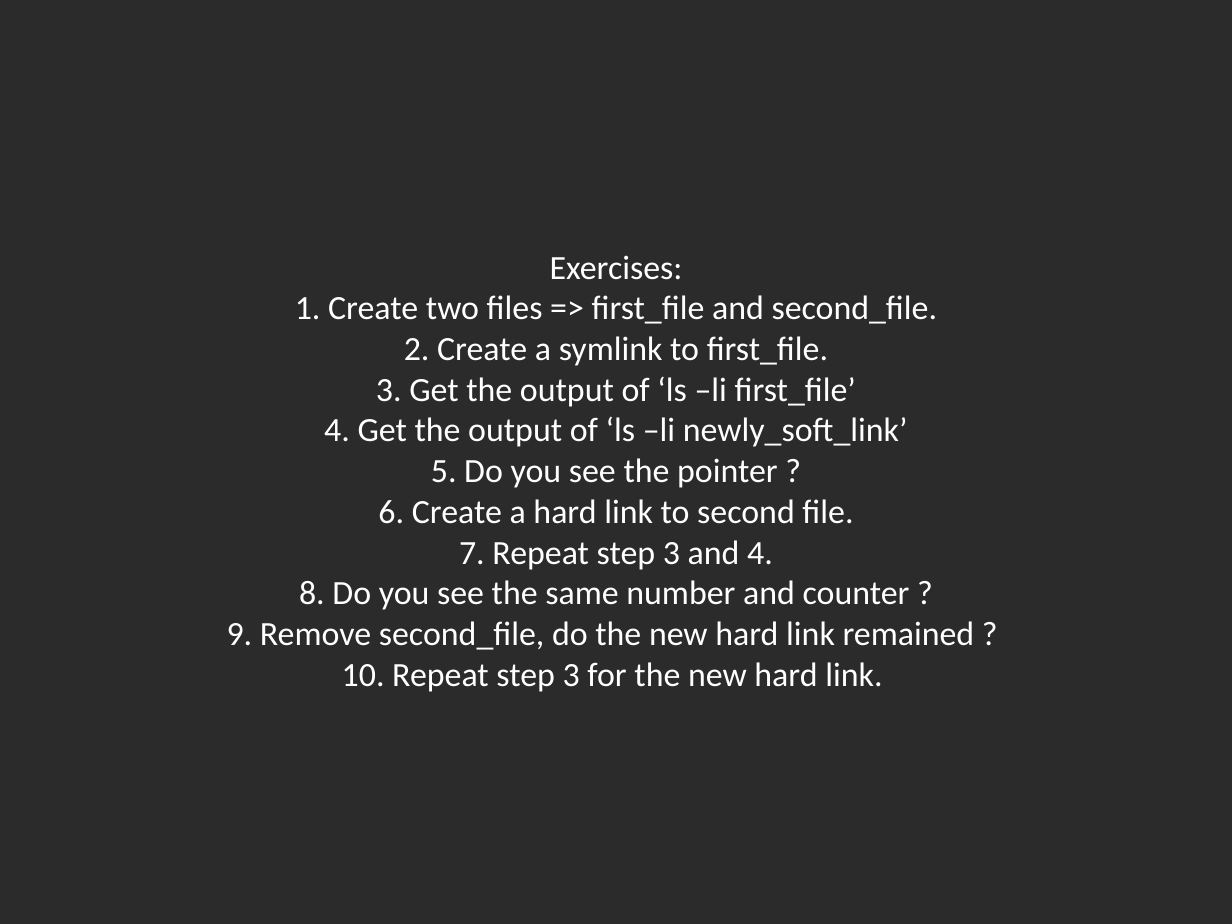
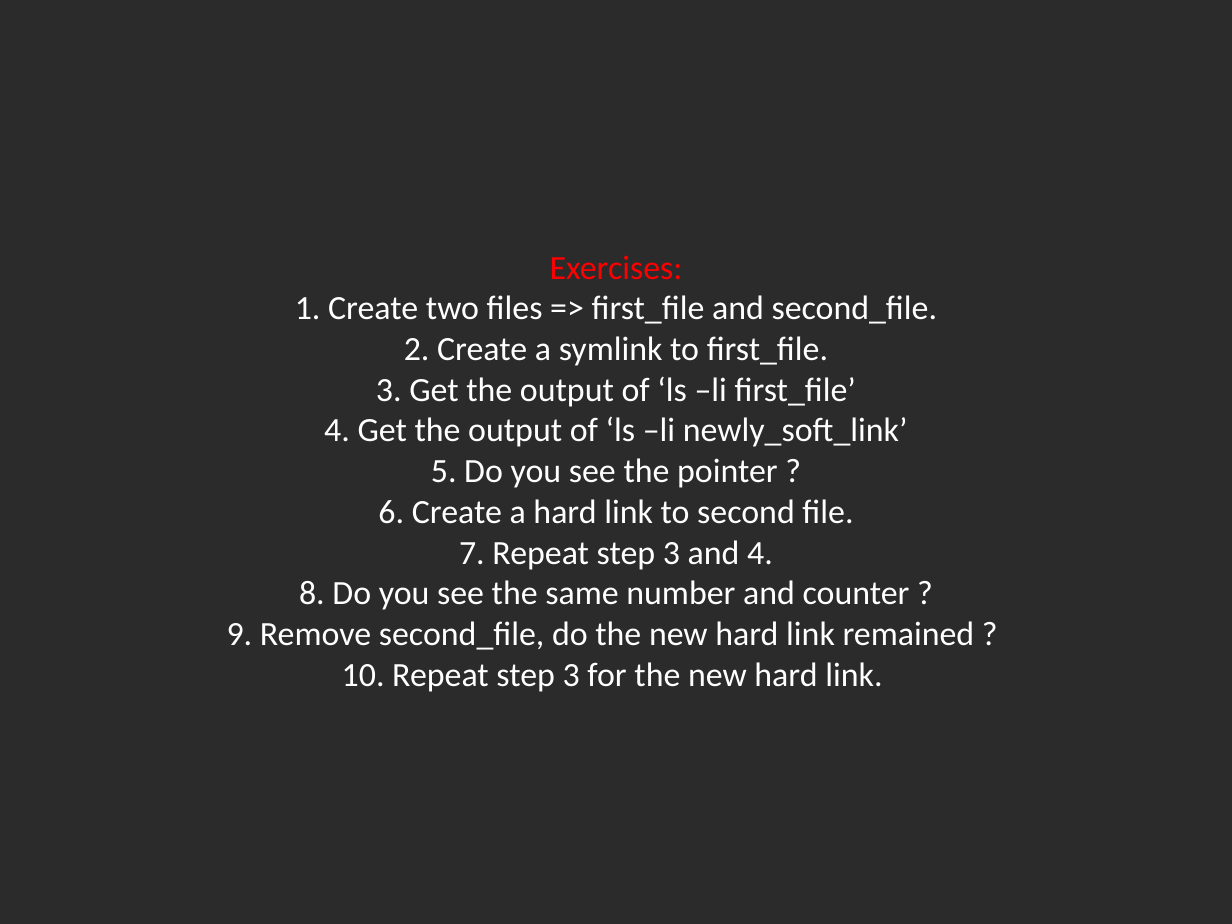
Before and after one commit to Academy-Soft-Intellect/Linux-Course, a slide deck: slide 9 of 3.FileSystem/03-FileSystem.pptx. Drawn at 1232x924 pixels with LibreOffice and Linux fonts; fonts in the diff are those of the drawing; background and template pictures are left out; a plain dark background stands for a picture behind light text. Boxes give left, top, right and bottom in pixels: in the first picture for what was removed or moved away, otherwise in the second. Text is boxed around its words. In the diff, an @@ line names an element or a change of style, - is before the commit and + after.

```diff
--- a/3.FileSystem/03-FileSystem.pptx
+++ b/3.FileSystem/03-FileSystem.pptx
@@ title "Exercises: 1. Create two files ..." at bbox=[227, 255, 975, 692]: text colour #FFFFFF to #FF0000 in "Exercises:" @@
```
Also in this commit, not shown: 5 other slides changed, 4 other files.
